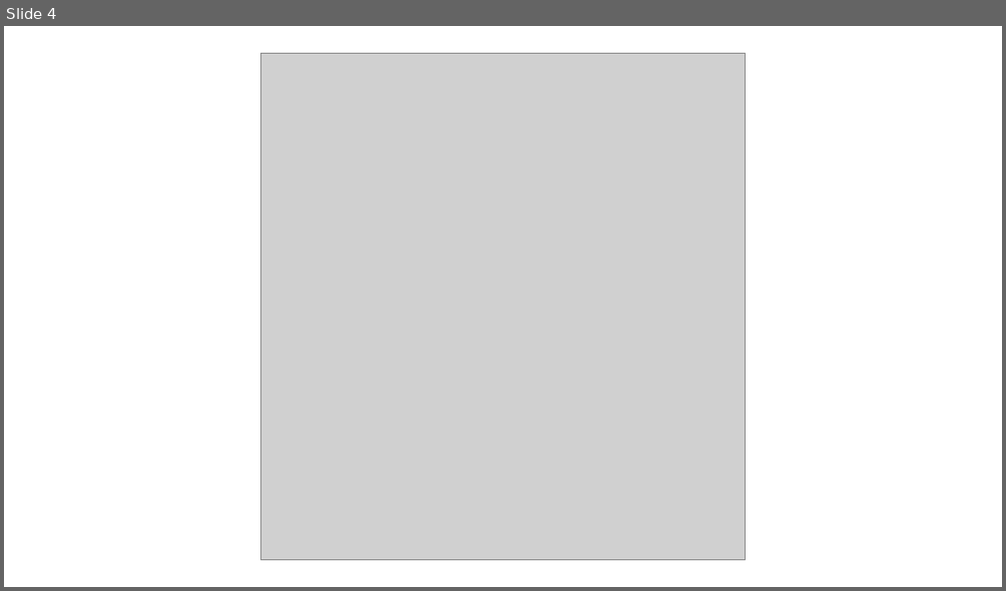
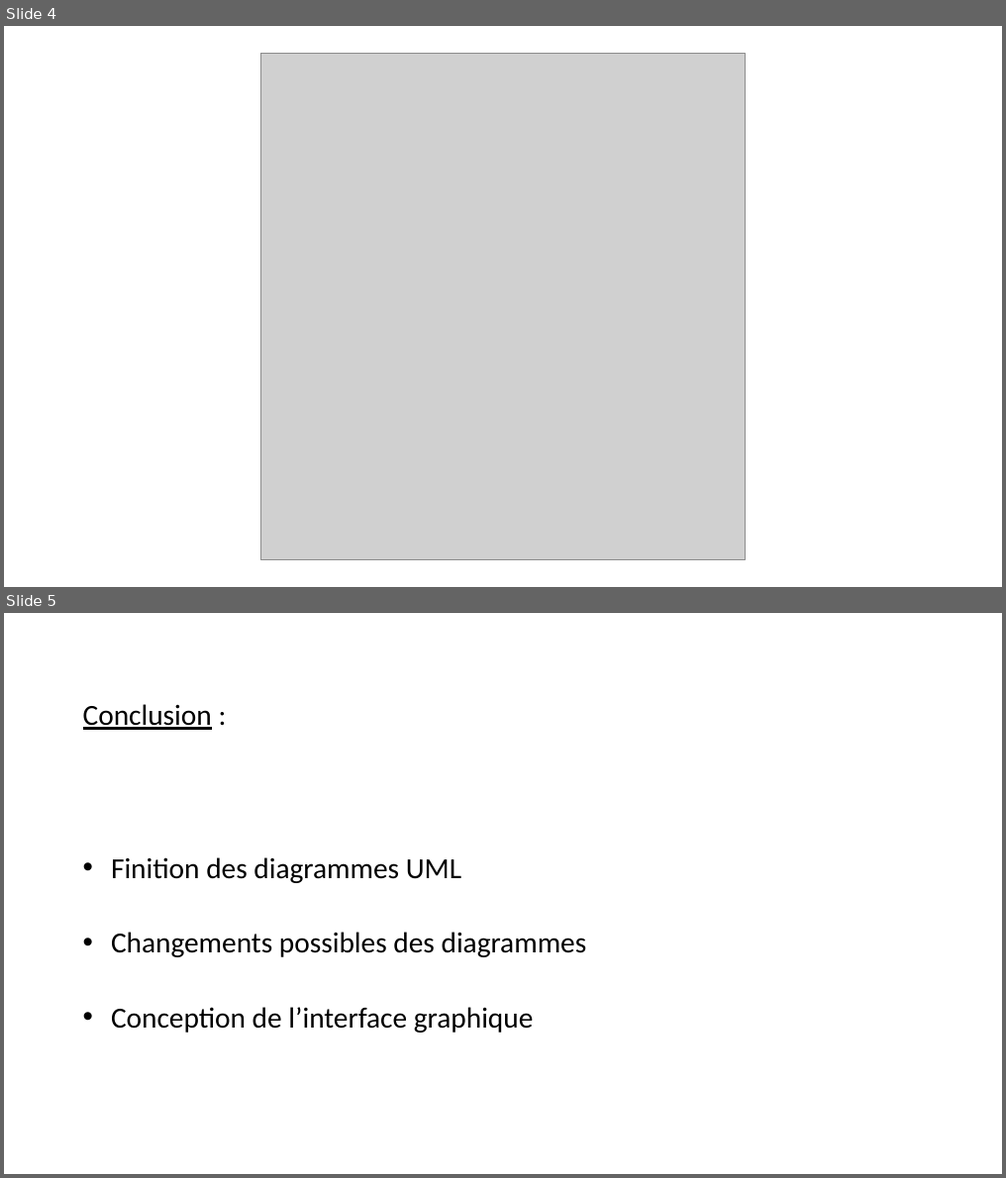
Before and after one commit to codingTheWorld777/Diagrams-Project_SHAPE_UP, a slide deck: Modélisation UML.pptx. Shown one above the other, each under a label of ours: slide 4 before the commit, slides 4 and 5 after it. The pictures are 1006x591 and 1006x1178 pixels, drawn with LibreOffice and Linux fonts; fonts in the diff are those of the drawing; grey boxes stand for pictures. Boxes give left, top, right and bottom in pixels: in the first picture for what was removed or moved away, otherwise in the second. Text is boxed around its words. In the diff, an @@ line names an element or a change of style, - is before the commit and + after.

```diff
--- a/Modélisation UML.pptx
+++ b/Modélisation UML.pptx
@@ slide 5 added at box(4, 613, 1002, 1174), background #FFFFFF @@
@@ text added at box(83, 704, 587, 1033), 28 pt, text #000000 @@
+Conclusion :
+• Finition des diagrammes UML
+• Changements possibles des diagrammes
+• Conception de l’interface graphique
```
Also in this commit, not shown: 1 other slide added, 1 slide removed.
